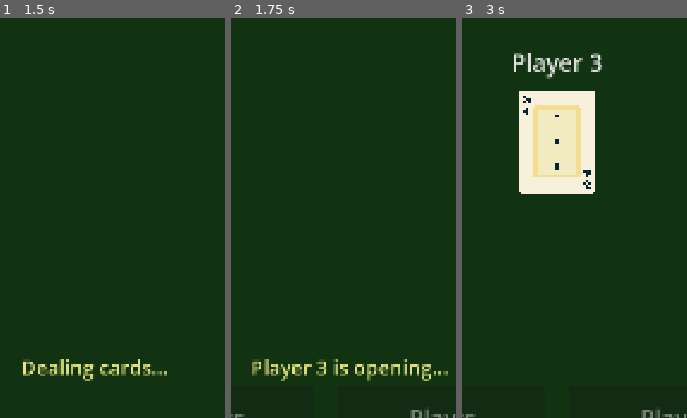
Above: before the commit, frames 1-3 (left to right).
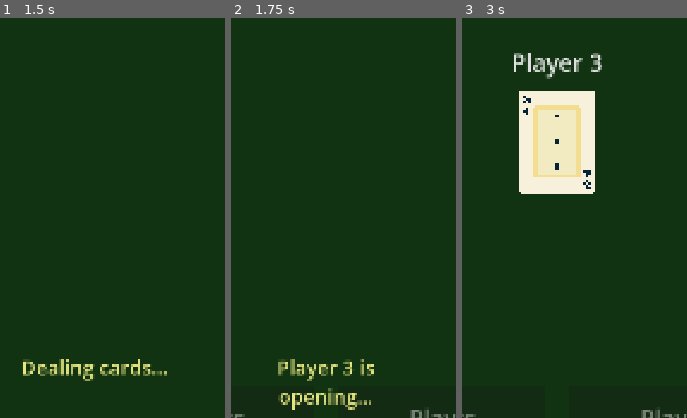
Above: after the commit, the same moments.

Repository: binhrobles/thirteen
Game: Godot game, scene res://scenes/main.tscn
Two runs of this game, one before a commit and one after it. Both use one fixed random seed, a clock stepped at 60 frames per second and the inputs below.
Inputs (mouse positions are % of the whole screen's width and height, from its top left):
- Up to frame 1 (1.5 s): tap Enter at 0.5 s; move the mouse to (50, 46) at 0.52 s; click (50, 46) at 0.67 s; tap Space at 1.25 s; move the mouse to (30, 55) at 1.27 s; click (30, 55) at 1.42 s
- Up to frame 2 (1.75 s): no input
- Up to frame 3 (3 s): tap Enter at 2 s; move the mouse to (12, 92) at 2.02 s; click (12, 92) at 2.17 s; tap Space at 2.75 s; move the mouse to (34, 92) at 2.77 s; click (34, 92) at 2.92 s
The pictures show only the part of the screen within x 29-79%, y 22-72%; the shares and areas given below are measured in that part.

Frame 1 is identical in both runs. In frame 2, 2.8% of the frame differs, in the area x 9-97%, y 85-98%; in frame 3, nothing differs.

Commit message:
Fix: Preserve last played hand when player passes
When a player passes, the play area now keeps showing the last played
hand instead of clearing it. This allows players to see what they need
to beat even after others have passed.

Fixed by removing the _clear_cards() call from show_waiting() in
play_area.gd.

Co-Authored-By: Claude Sonnet 4.5 <noreply@anthropic.com>

Diff:
--- a/scripts/play_area.gd
+++ b/scripts/play_area.gd
@@ -93,6 +93,9 @@
 	status_label.offset_top = -40
 	status_label.offset_bottom = -10
 	status_label.horizontal_alignment = HORIZONTAL_ALIGNMENT_CENTER
+	status_label.vertical_alignment = VERTICAL_ALIGNMENT_CENTER
+	status_label.autowrap_mode = TextServer.AUTOWRAP_WORD_SMART
+	status_label.clip_text = false
 	status_label.add_theme_font_size_override("font_size", status_font_size)
 	status_label.add_theme_color_override("font_color", Color(0.7, 0.8, 0.9))
 	add_child(status_label)
@@ -122,8 +125,8 @@
 
 
 func show_waiting(player_name: String) -> void:
-	"""Show waiting for another player"""
-	_clear_cards()
+	"""Show waiting for another player (keeps last played hand visible)"""
+	# Don't clear cards - keep showing the last play
 	player_label.text = ""
 	status_label.text = "It's on %s..." % player_name
 	show()
Not shown, changed: .beads/issues.jsonl
